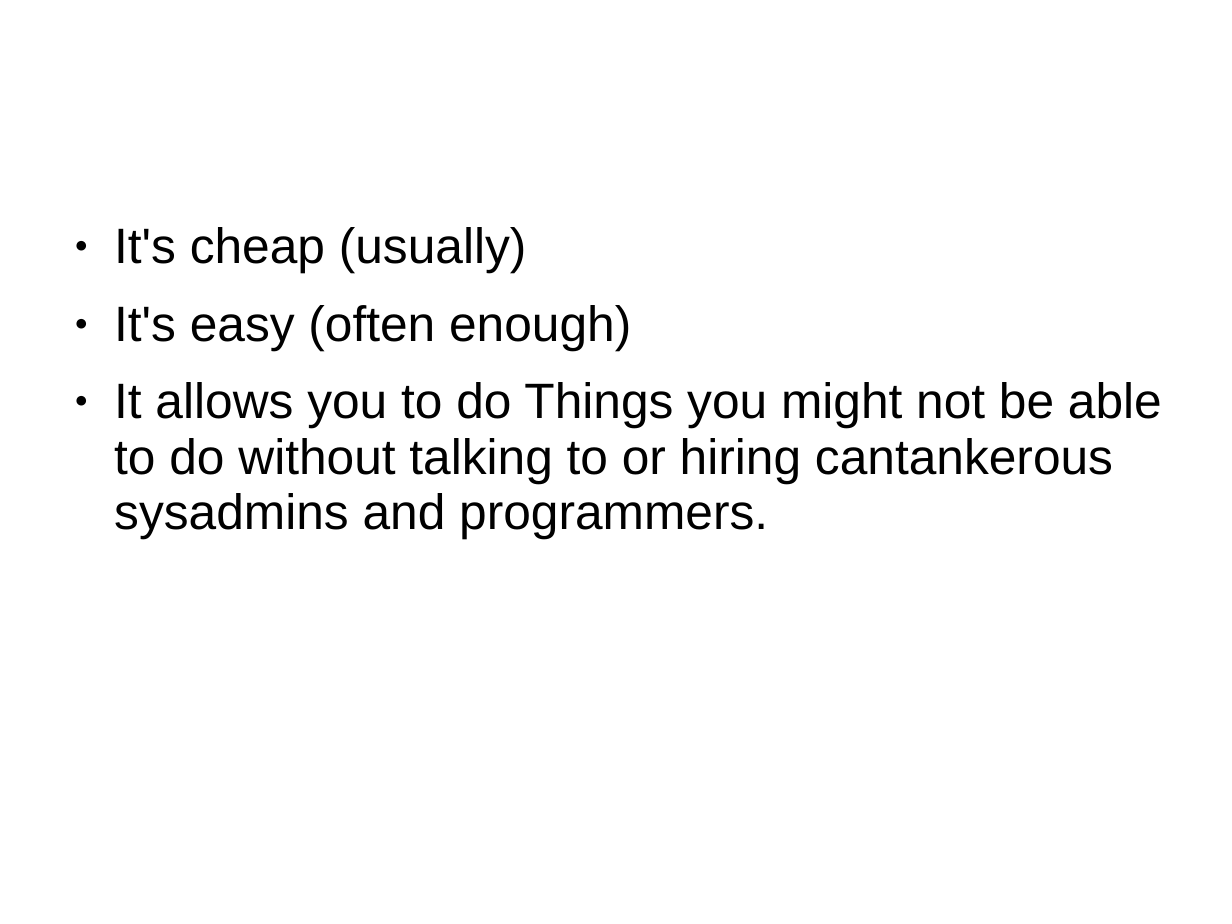
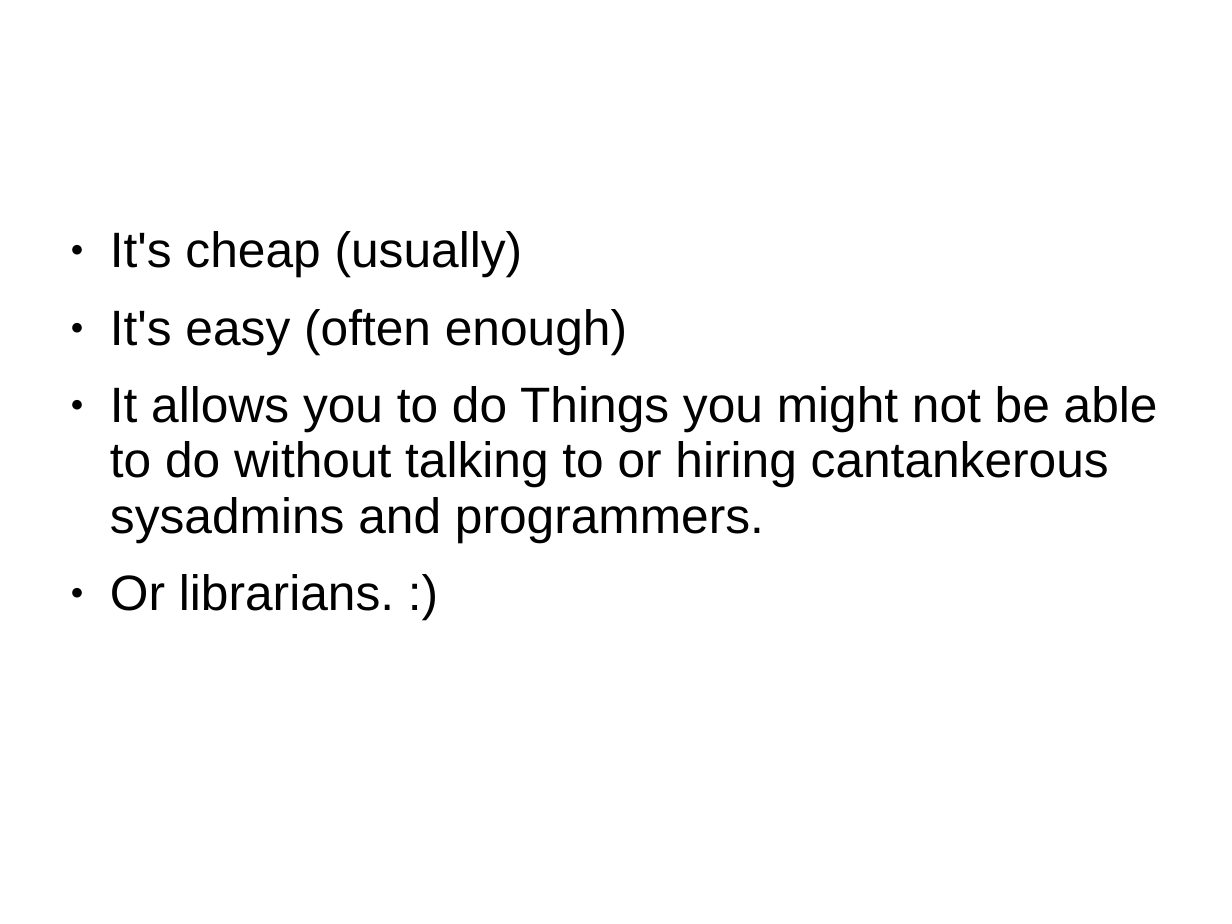
Before and after one commit to ruebot/SuperConference-2011---Cloud-computing, a slide deck: slide 17 of sc-2011-local-clouds.ppt. Drawn at 1232x924 pixels with LibreOffice and Linux fonts; fonts in the diff are those of the drawing; background and template pictures are left out. Boxes give left, top, right and bottom in pixels: in the first picture for what was removed or moved away, otherwise in the second. Text is boxed around its words. In the diff, an @@ line names an element or a change of style, - is before the commit and + after.

```diff
--- a/sc-2011-local-clouds.ppt
+++ b/sc-2011-local-clouds.ppt
@@ text at (x1=110, y1=574, x2=394, y2=611): paragraph added @@
+● Or librarians. :)
```
Also in this commit, not shown: 1 other slide changed.
